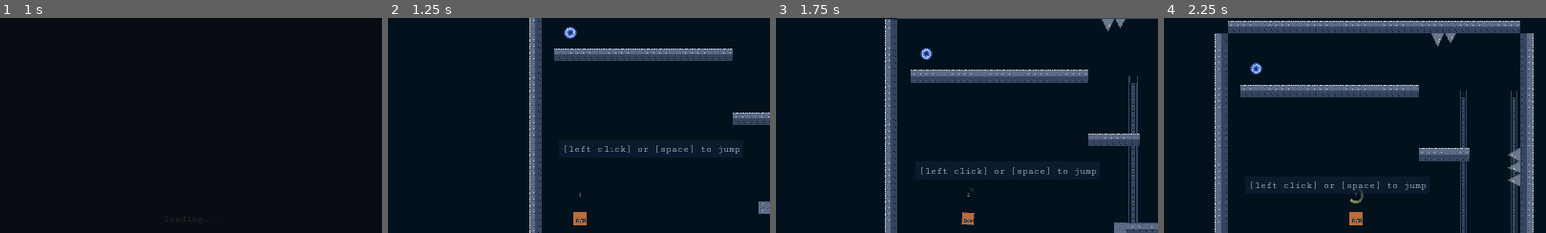
Above: before the commit, frames 1-4 (left to right).
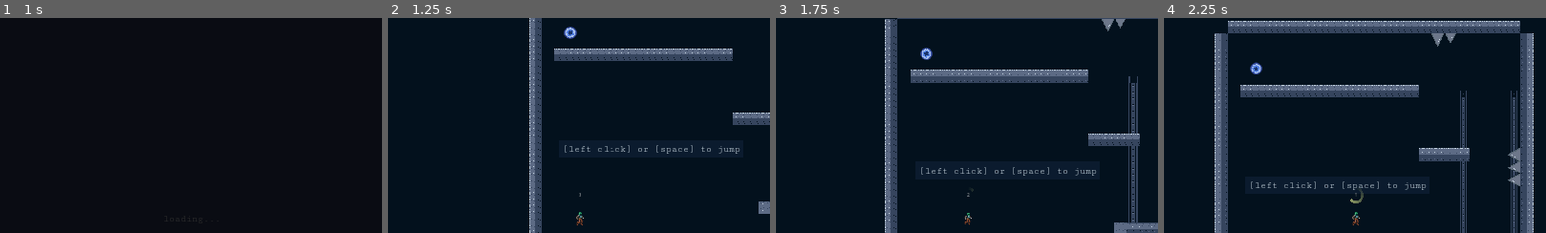
Above: after the commit, the same moments.

Repository: Zafuzi/DiverDash
Game: Godot game, scene res://scenes/main_menu.tscn
The game is run twice, just before and just after one commit, with the same random seed, the same clock (stepped at 60 frames per second) and the same inputs.
Inputs (mouse positions are % of the whole screen's width and height, from its top left):
- Up to frame 1 (1 s): click "play" at 0.5 s
- Up to frame 2 (1.25 s): no input
- Up to frame 3 (1.75 s): tap Enter at 1.25 s; move the mouse to (72, 45) at 1.27 s; hold Right (ui_right) from 1.28 s (still down); hold Shift (run) from 1.28 s (still down); click (72, 45) at 1.42 s; tap Space (jump) at 1.52 s
- Up to frame 4 (2.25 s): move the mouse to (30, 55) at 2.02 s; release Right (ui_right) at 2.03 s; release Shift (run) at 2.03 s; hold Down (ui_down) from 2.03 s (still down); click (30, 55) at 2.1 s
The pictures show only the part of the screen within x 25-75%, y 3-53%; the shares and areas given below are measured in that part.

Frame 1 is identical in both runs. In frame 2, 0.2% of the frame differs, in the area x 48-52%, y 90-97%; in frame 3, 0.2%; in frame 4, 0.2%.

Commit message:
* added a unique id stored in savegame to track players better * fixed 10 second dummy timeout

Diff:
--- a/nodes/Dummy.gd
+++ b/nodes/Dummy.gd
@@ -3,22 +3,44 @@
 var current_pos = Vector2(0, 0)
 var current_rot = 0
 var dummy_id = 0
+var data_id = 0
 
 var dead = false
 
+signal die
+
+export (Array, Resource) var possibleHeads = []
+onready var head = $head
+
+func _ready():
+	$Timer.start()
+
+	var selectedHeadIndex = rand_range(0, possibleHeads.size())
+	head.texture = possibleHeads[selectedHeadIndex]
+
+	$Control/dataId/label.text = str(data_id).substr(0,4)
+
 func _physics_process(delta):
 	rotation = lerp(rotation, current_rot, 0.05)
-	if position != current_pos:
+
+	var difference = global_position - current_pos
+	if Vector2(abs(difference.x), abs(difference.y)) > Vector2(1,1):
 		_move_to(current_pos)
 
 	if dead:
-		queue_free()
+		emit_signal("die")
 
 func _move_to(pos):
 	dead = false
 	$Timer.start()
+
 	global_position = lerp(global_position, pos, 0.05)
 
 
 func _on_Timer_timeout():
+	print("die")
 	dead = true
+
+
+func _on_Dummy_die():
+	queue_free()
--- a/nodes/Dummy.tscn
+++ b/nodes/Dummy.tscn
@@ -1,7 +1,15 @@
-[gd_scene load_steps=5 format=2]
+[gd_scene load_steps=13 format=2]
 
 [ext_resource path="res://nodes/Dummy.gd" type="Script" id=1]
 [ext_resource path="res://sprites/dummy/dummy001.png" type="Texture" id=2]
+[ext_resource path="res://sprites/dummy/yellow-head.png" type="Texture" id=3]
+[ext_resource path="res://sprites/dummy/gray-head.png" type="Texture" id=4]
+[ext_resource path="res://sprites/dummy/red-head.png" type="Texture" id=5]
+[ext_resource path="res://sprites/dummy/green-head.png" type="Texture" id=6]
+[ext_resource path="res://sprites/dummy/blue-head.png" type="Texture" id=7]
+[ext_resource path="res://sprites/dummy/orange-head.png" type="Texture" id=8]
+[ext_resource path="res://sprites/dummy/purple-head.png" type="Texture" id=9]
+[ext_resource path="res://main_theme.tres" type="Theme" id=10]
 
 [sub_resource type="SpriteFrames" id=2]
 animations = [ {
@@ -18,17 +26,52 @@
 collision_layer = 2
 collision_mask = 2
 script = ExtResource( 1 )
+possibleHeads = [ ExtResource( 7 ), ExtResource( 4 ), ExtResource( 6 ), ExtResource( 8 ), ExtResource( 9 ), ExtResource( 5 ), ExtResource( 3 ) ]
+
+[node name="Control" type="Control" parent="."]
+anchor_right = 1.0
+anchor_bottom = 1.0
+theme = ExtResource( 10 )
+__meta__ = {
+"_edit_use_anchors_": false
+}
+
+[node name="dataId" type="MarginContainer" parent="Control"]
+anchor_top = 0.5
+anchor_right = 1.0
+anchor_bottom = 0.5
+margin_left = -44.0
+margin_top = -64.0
+margin_right = 47.0
+margin_bottom = -21.0
+__meta__ = {
+"_edit_use_anchors_": false
+}
+
+[node name="label" type="Label" parent="Control/dataId"]
+margin_right = 91.0
+margin_bottom = 43.0
+size_flags_horizontal = 4
+text = "12345"
+align = 1
+valign = 1
+__meta__ = {
+"_edit_use_anchors_": false
+}
 
 [node name="Timer" type="Timer" parent="."]
 wait_time = 10.0
 one_shot = true
-autostart = true
 
 [node name="sprite" type="AnimatedSprite" parent="."]
 frames = SubResource( 2 )
 animation = "idle"
 
+[node name="head" type="Sprite" parent="."]
+texture = ExtResource( 7 )
+
 [node name="collision" type="CollisionShape2D" parent="."]
 shape = SubResource( 3 )
 
+[connection signal="die" from="." to="." method="_on_Dummy_die"]
 [connection signal="timeout" from="Timer" to="." method="_on_Timer_timeout"]
--- a/nodes/Player2D.gd
+++ b/nodes/Player2D.gd
@@ -12,7 +12,7 @@
 export var health = 5
 
 var velocity = Vector2(0, 0)
-var player_id = rand_seed(get_instance_id() + rand_range(0, 100000))
+var player_id = G.game_data.id
 
 onready var sprite 			= $sprite
 onready var movement_noise 	= $movement_noise
@@ -21,6 +21,8 @@
 onready var progress		= $camera/hud/hopsLeft/progress
 
 signal take_damage(direction)
+signal _die
+signal _portaled
 
 var hopsLeft = 3
 
@@ -37,7 +39,7 @@
 
 func lean(deg):
 	match facing:
-		G.FACING_LEFT:
+		G.FACING_RIGHT:
 			deg *= -1
 
 	$sprite.rotation =  lerp(sprite.rotation, deg2rad(deg), 0.09)
@@ -45,6 +47,25 @@
 var last_pos = Vector2.ZERO
 
 func _process(delta):
+	if global_position != last_pos:
+		var message: Dictionary = {
+			id = player_id,
+			text = "player_pos",
+			level = G.game_data.current_level,
+			pos = position,
+			rot = $sprite.rotation,
+			dead = (health <= 0)
+		}
+		piper._send(message)
+
+	match facing:
+		G.TURNING_LEFT:
+			scale.x = -1
+			facing = G.FACING_LEFT
+		G.TURNING_RIGHT:
+			scale.x = -1
+			facing = G.FACING_RIGHT
+
 	match state:
 		G.IDLE:
 			lean(0)
@@ -52,30 +73,20 @@
 				movement_noise.playing = false
 			sprite.play("idle")
 		G.MOVING_LEFT:
+			if facing != G.FACING_LEFT:
+				facing = G.TURNING_LEFT
 			move()
 			lean(LEAN)
 			sprite.play("moving_right")
+
 		G.MOVING_RIGHT:
+			if facing != G.FACING_RIGHT:
+				facing = G.TURNING_RIGHT
 			move()
 			lean(-LEAN)
 			sprite.play("moving_right")
 
-	var mouse_pos = G.mouse_pos - global_position
-
-	if mouse_pos.x < 0:
-		if facing != G.FACING_LEFT:
-			facing = G.TURNING_LEFT
-	else:
-		if facing != G.FACING_RIGHT:
-			facing = G.TURNING_RIGHT
-
-	match facing:
-		G.TURNING_LEFT:
-			#scale.x = -1
-			facing = G.FACING_LEFT
-		G.TURNING_RIGHT:
-			#scale.x = -1
-			facing = G.FACING_RIGHT
+
 
 	if Input.is_action_pressed("shoot"):
 		if not Input.is_blocking_signals():
@@ -94,16 +105,6 @@
 		progress.material.set_shader_param("value", 100 - $hopsTimer.get_time_left() * 100)
 	else:
 		progress.visible = false
-
-	if global_position != last_pos:
-		var message: Dictionary = {
-			id = player_id,
-			text = "player_pos",
-			level = G.game_data.current_level,
-			pos = position,
-			rot = $sprite.rotation
-		}
-		piper._send(message)
 
 	last_pos = global_position
 
@@ -150,7 +151,7 @@
 				match_tile(collider, collision)
 
 	if position.y > 2000 or position.y < -10000 or position.x > 4000 or position.x < -4000:
-		loader.reload_scene()
+		emit_signal("_die")
 
 func _on_hopsTimer_timeout():
 	if hopsLeft < 3:
@@ -181,8 +182,24 @@
 		health -= 1
 		velocity += (-direction * JUMP_SPEED * 2)
 		if health == 0:
-			loader.reload_scene()
-
+			emit_signal("_die")
 
 func _on_canTakeDamageTimer_timeout():
 	canTakeDamage = true
+
+
+func _on_Player__die():
+	var message: Dictionary = {
+		id = player_id,
+		text = "player_pos",
+		level = G.game_data.current_level,
+		pos = position,
+		rot = $sprite.rotation,
+		dead = true
+	}
+	piper._send_now(message)
+	loader.reload_scene()
+
+
+func _on_Player__portaled():
+	pass
--- a/nodes/Player2D.tscn
+++ b/nodes/Player2D.tscn
@@ -77,12 +77,12 @@
 }, {
 "frames": [ ExtResource( 2 ) ],
 "loop": true,
-"name": "moving_right",
+"name": "moving_left",
 "speed": 5.0
 }, {
 "frames": [ ExtResource( 2 ) ],
 "loop": true,
-"name": "moving_left",
+"name": "moving_right",
 "speed": 5.0
 } ]
 
@@ -174,6 +174,8 @@
 wait_time = 0.5
 one_shot = true
 
+[connection signal="_die" from="." to="." method="_on_Player__die"]
+[connection signal="_portaled" from="." to="." method="_on_Player__portaled"]
 [connection signal="take_damage" from="." to="." method="_on_Player_take_damage"]
 [connection signal="timeout" from="hopsTimer" to="." method="_on_hopsTimer_timeout"]
 [connection signal="timeout" from="canTakeDamageTimer" to="." method="_on_canTakeDamageTimer_timeout"]
--- a/nodes/portal.gd
+++ b/nodes/portal.gd
@@ -4,4 +4,5 @@
 
 func _on_portal_body_entered(body):
 	if body.is_in_group("player") and next_level:
+		body.emit_signal("portaled")
 		loader.goto_scene(next_level)
--- a/scenes/dummySpawner.gd
+++ b/scenes/dummySpawner.gd
@@ -10,6 +10,7 @@
 
 	var d = Dummy.instance()
 	d.dummy_id = data.sender_key
+	d.data_id = data.msg.id
 	d.current_pos = dummy_pos
 	d.current_rot = dummy_rot
 	owner.add_child(d)
--- a/scenes/level_001.tscn
+++ b/scenes/level_001.tscn
@@ -22,7 +22,7 @@
 shader_param/heightOffset = 0.078
 shader_param/offset = 0.0
 
-[node name="level_001_2d" type="Node2D"]
+[node name="level_001" type="Node2D"]
 script = ExtResource( 15 )
 
 [node name="map" type="TileMap" parent="."]
--- a/scripts/G.gd
+++ b/scripts/G.gd
@@ -3,11 +3,13 @@
 var current_scene 	= null
 
 var game_data = {
-	"current_level": "level_001"
+	"current_level": "level_001",
+	"id": 0
 }
 
 var default_game_data = {
-	"current_level": "level_001"
+	"current_level": "level_001",
+	"id": 0
 }
 
 func _ready():
--- a/scripts/piperSocket.gd
+++ b/scripts/piperSocket.gd
@@ -4,7 +4,7 @@
 export var level	: String = "test"
 var token 			: String = "diverDash_" + level
 var websocket_url 	: String = "wss://piper.sleepless.com/" + token
-var authorize_url	: String = "https://piper.sleepless.com/authorize_token:" + token
+var authorize_url	: String = "https://piper.sleepless.com/1.1.0/authorize_token:" + token
 
 # Our WebSocketClient instance
 var ws = WebSocketClient.new()
@@ -29,6 +29,9 @@
 	ws.connect("connection_established", self, "_connected")
 	ws.connect("data_received", self, "_on_data")
 
+	# Create an HTTP request node and connect its completion signal.
+	http_request.connect("request_completed", self, "_http_request_completed")
+
 	globalSendTimer.set_wait_time(0.1)
 	globalSendTimer.one_shot = true
 	globalSendTimer.connect("timeout", self, "_globalSendTimer_timeout")
@@ -39,21 +42,23 @@
 	_connect_to_server()
 
 func _connect_to_server():
-	# Create an HTTP request node and connect its completion signal.
-	http_request.connect("request_completed", self, "_http_request_completed")
+
 	# Perform a POST request. The URL below returns JSON as of writing.
 	var error = http_request.request(authorize_url, ["User-Agent: Glamorious the Wise (Godot)"], true, HTTPClient.METHOD_POST)
 	if error != OK:
+		print(HTTPRequest.RESULT_CANT_CONNECT)
 		push_error("An error occurred in the HTTP request.")
 
 # Called when the HTTP request is completed.
 func _http_request_completed(result, response_code, headers, body):
 	_connect_to_websocket()
 
+var FATAL_ERROR = false
 func _connect_to_websocket():
 	# Initiate connection to the given URL.
 	var err = ws.connect_to_url(websocket_url, [], false)
 	if err != OK:
+		FATAL_ERROR = err
 		print("Unable to connect")
 		set_process(false)
 
@@ -75,6 +80,18 @@
 				var packet: PoolByteArray = JSON.print(msg).to_utf8()
 				peer.put_packet(packet)
 			else:
+				if not FATAL_ERROR:
+					_connect_to_server()
+	else:
+		pass
+
+func _send_now(msg):
+	if peer:
+		if peer.is_connected_to_host():
+			var packet: PoolByteArray = JSON.print(msg).to_utf8()
+			peer.put_packet(packet)
+		else:
+			if not FATAL_ERROR:
 				_connect_to_server()
 	else:
 		pass
@@ -89,8 +106,12 @@
 		var dummy_rot : float = data.msg.rot
 
 		for dummy in dummies:
-			if dummy.dummy_id and dummy.dummy_id == data.sender_key:
+			if dummy.dummy_id and (dummy.dummy_id == data.sender_key or dummy.data_id == data.msg.id):
 				dummy_found = true
+
+				if "dead" in data.msg.values():
+					dummy.emit_signal("die")
+
 				dummy.current_rot = dummy_rot
 				dummy.current_pos = dummy_pos
 
--- a/scripts/play_button.gd
+++ b/scripts/play_button.gd
@@ -1,4 +1,9 @@
 extends Control
 
 func _play_game():
+	if G.game_data.id is int:
+		var rng = RandomNumberGenerator.new()
+		rng.randomize()
+		G.game_data.id = rng.randf_range(-1234567890123456789024.0, 1234567890123456789024.0)
+		G.save_game()
 	loader.goto_scene(G.game_data.current_level)
Binary file added: sprites/dummy/blue-head.png
Not shown, added: sprites/dummy/blue-head.png.import
Binary file changed: sprites/dummy/dummy001.png
Binary file added: sprites/dummy/gray-head.png
Not shown, added: sprites/dummy/gray-head.png.import
Binary file added: sprites/dummy/green-head.png
Not shown, added: sprites/dummy/green-head.png.import
Binary file added: sprites/dummy/orange-head.png
Not shown, added: sprites/dummy/orange-head.png.import
Binary file added: sprites/dummy/purple-head.png
Not shown, added: sprites/dummy/purple-head.png.import
Binary file added: sprites/dummy/red-head.png
(and 4 more such lines)
